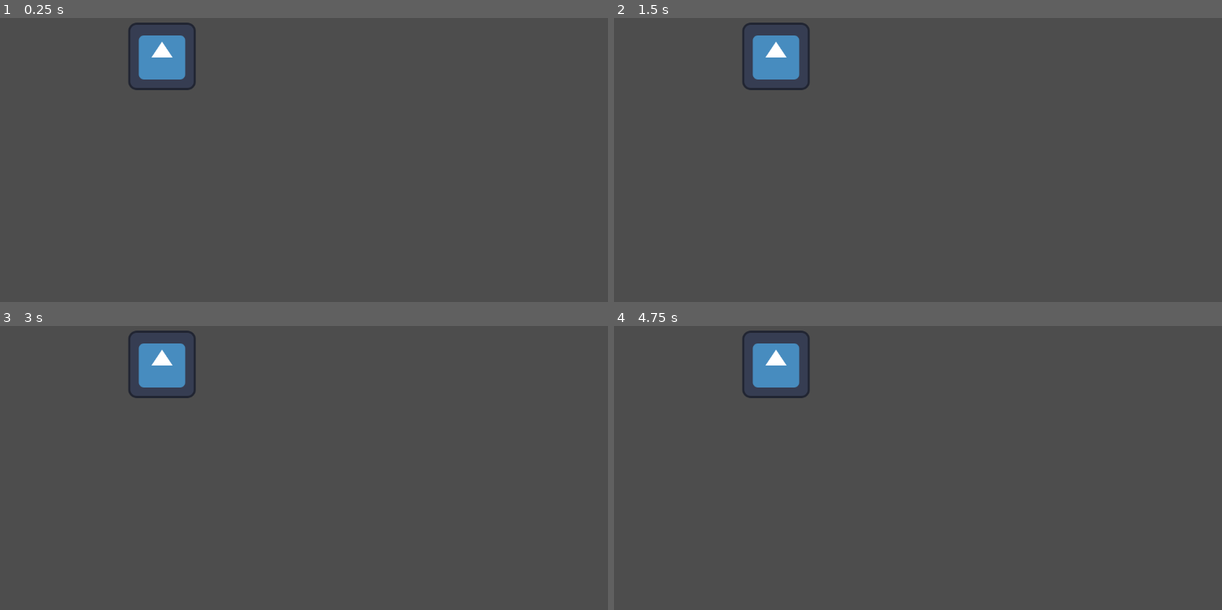
Above: before the commit, frames 1-4 (two rows, left to right).
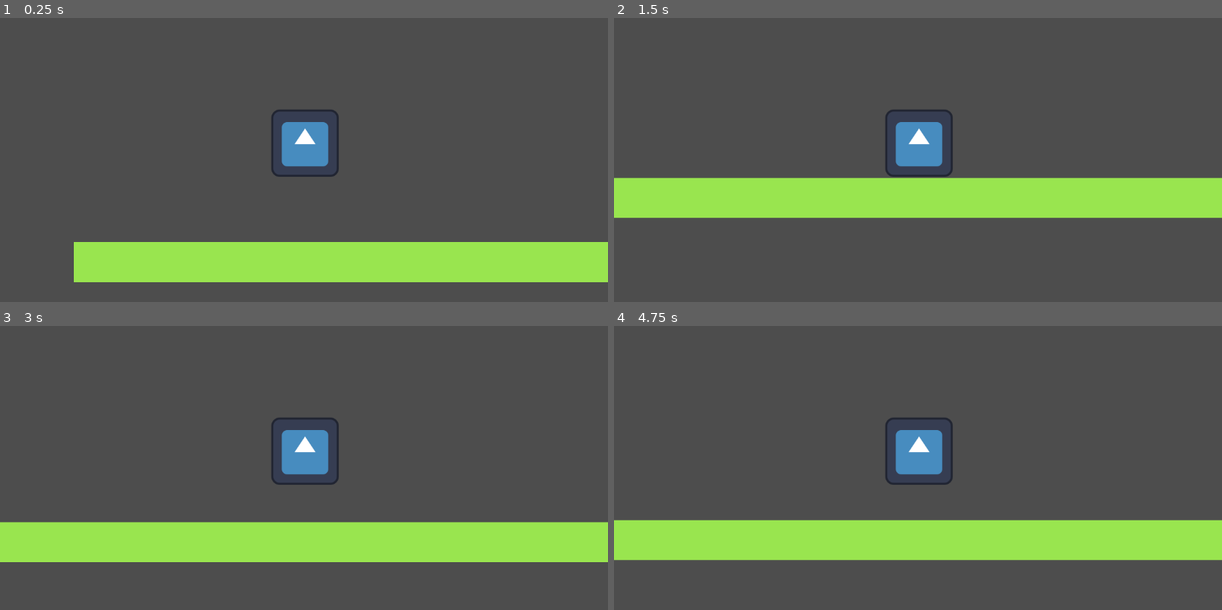
Above: after the commit, the same moments.

Repository: Yuri-amaralsantos/testGodot
Game: Godot game, scene res://node_2d.tscn
Two runs of this game, one before a commit and one after it. Both use one fixed random seed, a clock stepped at 60 frames per second and the inputs below. The engine's default icon, where the game draws it, is replaced by a stand-in: a white triangle on a blue panel in a dark square.
Inputs:
- Up to frame 1 (0.25 s): no input
- Up to frame 2 (1.5 s): tap Enter (ui_accept) at 0.5, 0.6, 0.77, 1.07, 1.35 s; hold Right (ui_right) from 0.53 s (still down)
- Up to frame 3 (3 s): tap Enter (ui_accept) at 1.52, 1.82, 2.1, 2.75, 2.85 s; release Right (ui_right) at 2.03 s; hold Left (ui_left) 2.03-2.78 s; hold Right (ui_right) from 2.78 s (still down)
- Up to frame 4 (4.75 s): tap Enter (ui_accept) at 3.02, 3.32, 3.6, 3.77, 4.07, 4.35, 4.52 s; release Right (ui_right) at 4.28 s; hold Left (ui_left) from 4.28 s (still down)

The runs differ from the first frame. In frame 1, 16% of the frame differs, in the area x 12-100%, y 1-94%; in frame 2, 17%, in the area x 0-100%, y 1-71%; in frame 3, 17%; in frame 4, 17%.

Commit message:
personagem base e movimento

Diff:
--- /dev/null
+++ b/projetotest/movimento.gd
@@ -0,0 +1,25 @@
+extends CharacterBody2D
+
+
+const SPEED = 300.0
+const JUMP_VELOCITY = -400.0
+
+
+func _physics_process(delta: float) -> void:
+	# Add the gravity.
+	if not is_on_floor():
+		velocity += get_gravity() * delta
+
+	# Handle jump.
+	if Input.is_action_just_pressed("ui_accept") and is_on_floor():
+		velocity.y = JUMP_VELOCITY
+
+	# Get the input direction and handle the movement/deceleration.
+	# As good practice, you should replace UI actions with custom gameplay actions.
+	var direction := Input.get_axis("ui_left", "ui_right")
+	if direction:
+		velocity.x = direction * SPEED
+	else:
+		velocity.x = move_toward(velocity.x, 0, SPEED)
+
+	move_and_slide()
--- a/projetotest/node_2d.tscn
+++ b/projetotest/node_2d.tscn
@@ -1,11 +1,36 @@
-[gd_scene load_steps=2 format=3 uid="uid://b2txrrmmoscnc"]
+[gd_scene load_steps=6 format=3 uid="uid://b2txrrmmoscnc"]
 
 [ext_resource type="Texture2D" uid="uid://cj0ic80tbviyp" path="res://icon.svg" id="1_2dcsv"]
+[ext_resource type="Script" path="res://movimento.gd" id="1_6d37p"]
+[ext_resource type="Texture2D" uid="uid://dlh8e7ojcbm1m" path="res://sprite.jpg" id="2_gmp2a"]
+
+[sub_resource type="CircleShape2D" id="CircleShape2D_4a8jt"]
+radius = 65.9242
+
+[sub_resource type="RectangleShape2D" id="RectangleShape2D_j3tsd"]
+size = Vector2(32, 32)
 
 [node name="Node2D" type="Node2D"]
 
-[node name="Camera2D" type="Camera2D" parent="."]
-position = Vector2(269, 163)
+[node name="CharacterBody2D" type="CharacterBody2D" parent="."]
+position = Vector2(575, 328)
+script = ExtResource("1_6d37p")
 
-[node name="Sprite2D" type="Sprite2D" parent="."]
+[node name="Sprite2D" type="Sprite2D" parent="CharacterBody2D"]
 texture = ExtResource("1_2dcsv")
+
+[node name="CollisionShape2D" type="CollisionShape2D" parent="CharacterBody2D"]
+shape = SubResource("CircleShape2D_4a8jt")
+
+[node name="Camera2D" type="Camera2D" parent="CharacterBody2D"]
+position = Vector2(-2, -2)
+
+[node name="StaticBody2D" type="StaticBody2D" parent="."]
+position = Vector2(933, 583)
+scale = Vector2(49.7356, -2.37371)
+
+[node name="Sprite2D" type="Sprite2D" parent="StaticBody2D"]
+texture = ExtResource("2_gmp2a")
+
+[node name="CollisionShape2D" type="CollisionShape2D" parent="StaticBody2D"]
+shape = SubResource("RectangleShape2D_j3tsd")
Binary file added: projetotest/sprite.jpg
Not shown, added: projetotest/sprite.jpg.import
